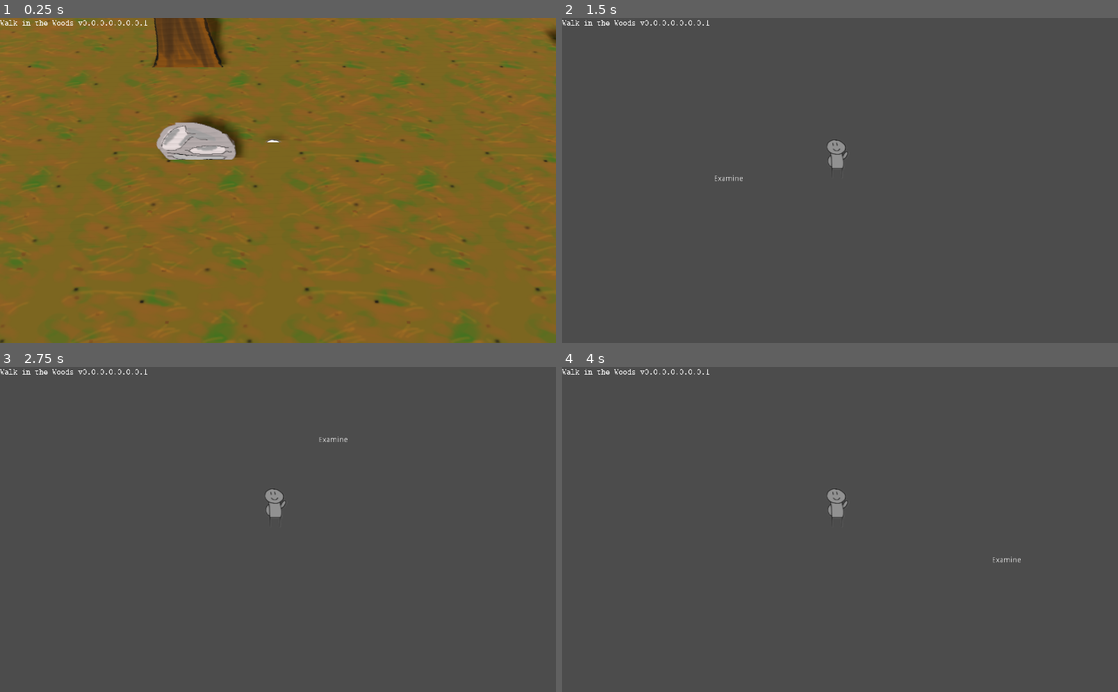
Above: before the commit, frames 1-4 (two rows, left to right).
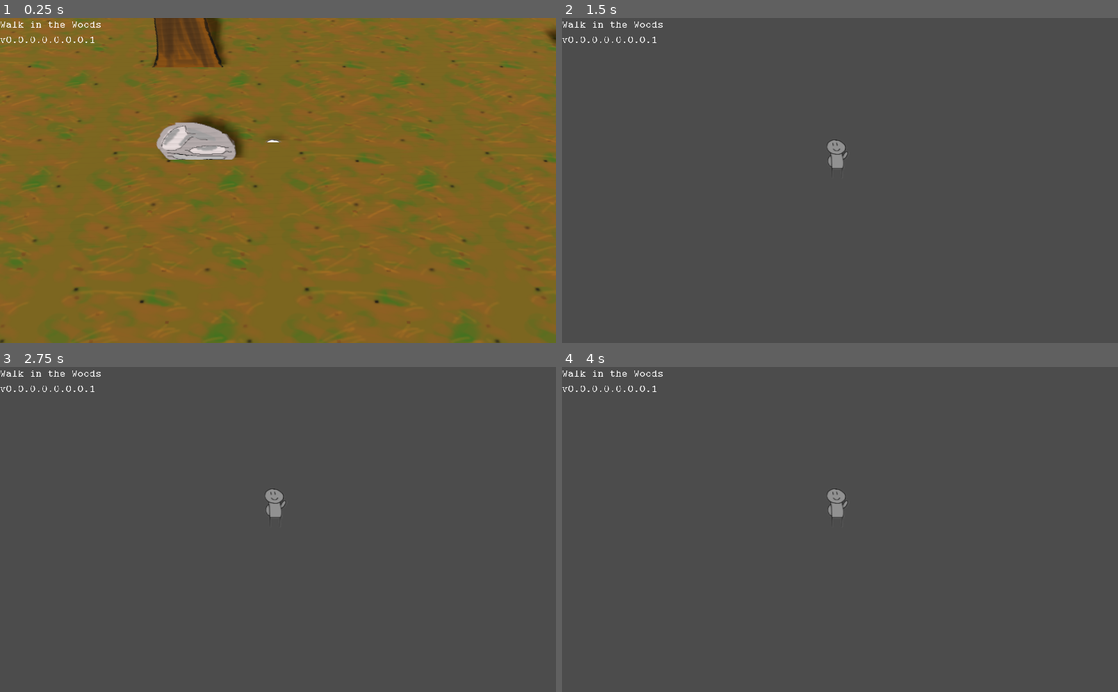
Above: after the commit, the same moments.

Repository: Schoperation/AllTheStarsAtNight
Game: Godot game, scene res://world/World.tscn
Same seed, same stepped clock (60 frames per second), same inputs: the game is played once before the commit and once after it.
Inputs (mouse positions are in pixels of both pictures, inside the frame that each line leads up to):
- Up to frame 1 (0.25 s): no input
- Up to frame 2 (1.5 s): move the mouse to (962, 164) at 0.52 s; hold D (move_right) 0.53-1.28 s; click (962, 164) at 0.67 s; move the mouse to (728, 196) at 1.27 s; hold S (move_down) from 1.28 s (still down); click (728, 196) at 1.42 s
- Up to frame 3 (2.75 s): tap Enter at 2 s; move the mouse to (333, 458) at 2.02 s; release S (move_down) at 2.03 s; hold D (move_right) from 2.03 s (still down); click (333, 458) at 2.17 s
- Up to frame 4 (4 s): tap Space at 2.75 s; move the mouse to (812, 594) at 2.77 s; release D (move_right) at 2.78 s; hold W (move_up) 2.78-3.53 s; click (812, 594) at 2.92 s; tap Enter at 3.5 s; move the mouse to (1006, 578) at 3.52 s; hold A (move_left) from 3.53 s (still down); click (1006, 578) at 3.67 s

The runs differ from the first frame. In frame 1, 0.3% of the frame differs, in the area x 0-27%, y 0-8%; in frame 2, 0.3%; in frame 3, 0.3%, in the area x 0-63%, y 0-24%; in frame 4, 0.3%.

Commit message:
Finished Examination

Diff:
--- /dev/null
+++ b/environment/Rock.gd
@@ -0,0 +1,17 @@
+extends StaticBody
+
+signal examineMouseEnter(object, objectName)
+signal examineMouseExit()
+
+func _ready():
+	# Connect signals
+	connect("examineMouseEnter", get_node("../../UI/MouseTextContainer/MouseText"), "onMouseEnter")
+	connect("examineMouseExit", get_node("../../UI/MouseTextContainer/MouseText"), "onMouseExit")
+
+
+func _on_Rock_mouse_entered():
+	emit_signal("examineMouseEnter", self, "Rock")
+
+
+func _on_Rock_mouse_exited():
+	emit_signal("examineMouseExit")
--- a/environment/Rock.tscn
+++ b/environment/Rock.tscn
@@ -1,6 +1,7 @@
-[gd_scene load_steps=4 format=2]
+[gd_scene load_steps=5 format=2]
 
 [ext_resource path="res://assets/rock.png" type="Texture" id=1]
+[ext_resource path="res://environment/Rock.gd" type="Script" id=2]
 
 [sub_resource type="BoxShape" id=1]
 extents = Vector3( 2.96161, 1.95028, 0.204981 )
@@ -15,6 +16,7 @@
 
 [node name="Rock" type="StaticBody"]
 transform = Transform( 1, 0, 0, 0, 1, 0, 0, 0, 1, 0, 2, 0 )
+script = ExtResource( 2 )
 
 [node name="CollisionShape" type="CollisionShape" parent="."]
 transform = Transform( 1, 0, 0, 0, 0.900698, 0.434445, 0, -0.434445, 0.900698, 0, 0, 0 )
@@ -25,3 +27,5 @@
 shaded = true
 alpha_cut = 2
 frames = SubResource( 2 )
+[connection signal="mouse_entered" from="." to="." method="_on_Rock_mouse_entered"]
+[connection signal="mouse_exited" from="." to="." method="_on_Rock_mouse_exited"]
--- a/environment/Tree.gd
+++ b/environment/Tree.gd
@@ -3,7 +3,7 @@
 var mouseName = "Tree"
 
 signal examineMouseEnter(object, objectName)
-signal examineMouseExit(object, objectName)
+signal examineMouseExit()
 
 # Called when the node enters the scene tree for the first time.
 func _ready():
@@ -21,13 +21,12 @@
 		mouseName = "WHAT"
 
 	# Connect signals
-	#connect("examineMouseEnter", get_tree().get_.get_node())
+	connect("examineMouseEnter", get_node("../../UI/MouseTextContainer/MouseText"), "onMouseEnter")
+	connect("examineMouseExit", get_node("../../UI/MouseTextContainer/MouseText"), "onMouseExit")
 
 func _on_Tree_mouse_entered():
-	emit_signal("../../UI/MouseTextContainer/MouseText/examineMouseEnter", self, mouseName)
-	#examine.onMouseEnter(self, mouseName)
+	emit_signal("examineMouseEnter", self, mouseName)
 
 
 func _on_Tree_mouse_exited():
-	emit_signal("../../UI/MouseTextContainer/MouseText/examineMouseExit", self, mouseName)
-	#examine.onMouseExit(self, mouseName)
+	emit_signal("examineMouseExit")
--- a/environment/Tree.tscn
+++ b/environment/Tree.tscn
@@ -15,14 +15,14 @@
 "name": "default",
 "speed": 5.0
 }, {
+"frames": [ ExtResource( 3 ) ],
+"loop": true,
+"name": "pine_2",
+"speed": 5.0
+}, {
 "frames": [ ExtResource( 2 ) ],
 "loop": true,
 "name": "pine",
-"speed": 5.0
-}, {
-"frames": [ ExtResource( 3 ) ],
-"loop": true,
-"name": "pine_2",
 "speed": 5.0
 } ]
 
--- a/fonts/cmu-typewriter/Typewriter.tres
+++ b/fonts/cmu-typewriter/Typewriter.tres
@@ -3,4 +3,5 @@
 [ext_resource path="res://fonts/cmu-typewriter/Typewriter/cmuntt.ttf" type="DynamicFontData" id=1]
 
 [resource]
+size = 20
 font_data = ExtResource( 1 )
--- a/ui/Examine.gd
+++ b/ui/Examine.gd
@@ -3,14 +3,30 @@
 """
 Functions that help the player examine the whereabouts of their world.
 """
-signal examineMouseEnter(object, objectName)
-signal examineMouseExit(object, objectName)
 var mouseObj = null
+var mouseObjName = ""
+var playerThought
+
+var quotes = {
+	"Oak Tree": "Pretty normal tree.",
+	"Pine Tree": "Even more normal than the oak tree.",
+	"Smooth Pine Tree": "The art team had a hiccup.",
+	"Rock": "What are you looking at?"
+}
+
+func _ready():
+	playerThought = get_parent().get_parent().get_node("PlayerThought")
 
 func _process(delta):
 	# Set text to mousecoords
 	var mouseCoords = get_viewport().get_mouse_position()
 	get_parent().set_position(mouseCoords)
+
+func _input(event):
+	# Click?
+	if Input.is_mouse_button_pressed(BUTTON_LEFT) and mouseObjName != "":
+		playerThought.text = quotes[mouseObjName]
+		playerThought.get_node("DisplayTimer").start()
 
 func onMouseEnter(object, objectName):
 
@@ -20,6 +36,7 @@
 
 	text = "Examine " + objectName
 	mouseObj = object
+	mouseObjName = objectName
 
 	# Highlight the object
 	if mouseObj.has_node("AnimatedSprite3D"):
@@ -28,9 +45,15 @@
 
 func onMouseExit():
 	text = ""
+	mouseObjName = ""
 
 	# Unhighlight the object
 	if mouseObj.has_node("AnimatedSprite3D"):
 		mouseObj.get_node("AnimatedSprite3D").opacity = 1.00
 
 	mouseObj = null
+
+
+# Hide the examine text
+func _on_DisplayTimer_timeout():
+	playerThought.text = ""
--- a/ui/UI.tscn
+++ b/ui/UI.tscn
@@ -1,11 +1,9 @@
-[gd_scene load_steps=4 format=2]
+[gd_scene load_steps=3 format=2]
 
 [ext_resource path="res://fonts/cmu-typewriter/Typewriter.tres" type="DynamicFont" id=1]
 [ext_resource path="res://ui/Examine.gd" type="Script" id=2]
-[ext_resource path="res://ui/UI_Main.gd" type="Script" id=3]
 
 [node name="UI" type="CanvasLayer"]
-script = ExtResource( 3 )
 
 [node name="Version" type="RichTextLabel" parent="."]
 margin_right = 334.0
@@ -18,29 +16,52 @@
 "_edit_use_anchors_": false
 }
 
+[node name="PlayerThought" type="Label" parent="."]
+anchor_left = 0.5
+anchor_top = 0.5
+anchor_right = 0.5
+anchor_bottom = 0.5
+margin_left = -210.593
+margin_top = -151.122
+margin_right = 212.407
+margin_bottom = -61.1225
+custom_fonts/font = ExtResource( 1 )
+align = 1
+valign = 1
+__meta__ = {
+"_edit_use_anchors_": false
+}
+
+[node name="DisplayTimer" type="Timer" parent="PlayerThought"]
+wait_time = 3.0
+one_shot = true
+
 [node name="MouseTextContainer" type="Control" parent="."]
 anchor_left = 0.5
 anchor_top = 0.5
 anchor_right = 0.5
 anchor_bottom = 0.5
 mouse_filter = 1
+__meta__ = {
+"_edit_group_": true,
+"_edit_use_anchors_": false
+}
 
 [node name="MouseText" type="Label" parent="MouseTextContainer"]
 anchor_left = 0.5
 anchor_top = 0.5
 anchor_right = 0.5
 anchor_bottom = 0.5
-margin_left = -90.0
-margin_top = -82.5417
-margin_right = 90.0
-margin_bottom = 17.4583
+margin_left = -138.97
+margin_top = -63.3622
+margin_right = 140.03
+margin_bottom = 32.6378
 size_flags_horizontal = 4
-text = "Examine"
+custom_fonts/font = ExtResource( 1 )
 align = 1
 valign = 1
 script = ExtResource( 2 )
 __meta__ = {
 "_edit_use_anchors_": false
 }
-[connection signal="examineMouseEnter" from="MouseTextContainer/MouseText" to="MouseTextContainer/MouseText" method="onMouseEnter"]
-[connection signal="examineMouseExit" from="MouseTextContainer/MouseText" to="MouseTextContainer/MouseText" method="onMouseExit"]
+[connection signal="timeout" from="PlayerThought/DisplayTimer" to="MouseTextContainer/MouseText" method="_on_DisplayTimer_timeout"]
--- a/ui/UI_Main.gd
+++ /dev/null
@@ -1,10 +0,0 @@
-extends CanvasLayer
-
-
-
-func _on_Tree_mouse_entered():
-	pass # Replace with function body.
-
-
-func onMouseEnter(object, objectName):
-	pass # Replace with function body.
Binary file changed: assets/pine_tree_2.png
Not shown, changed: assets/Pine_Tree_2.xcf
